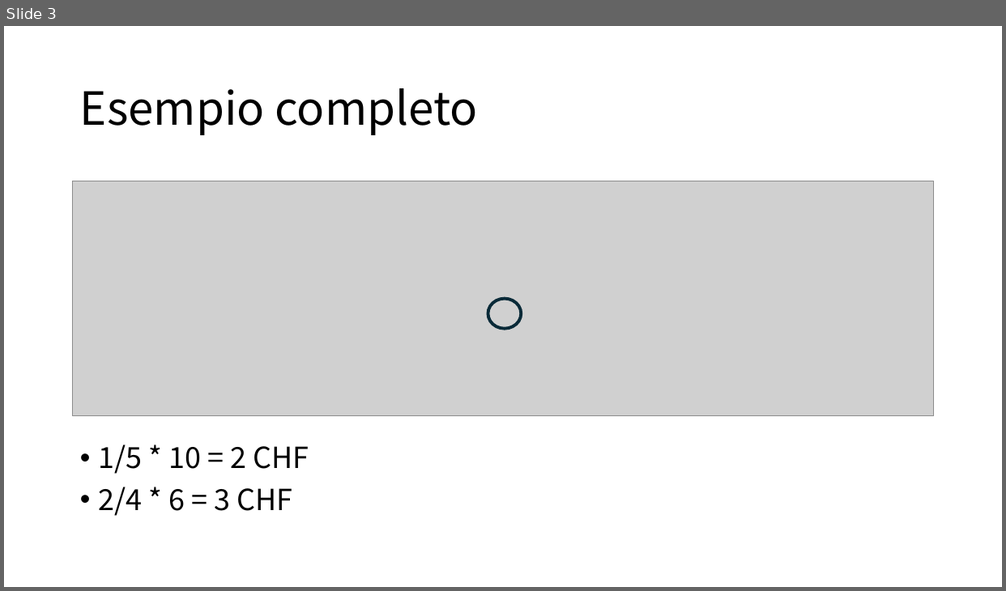
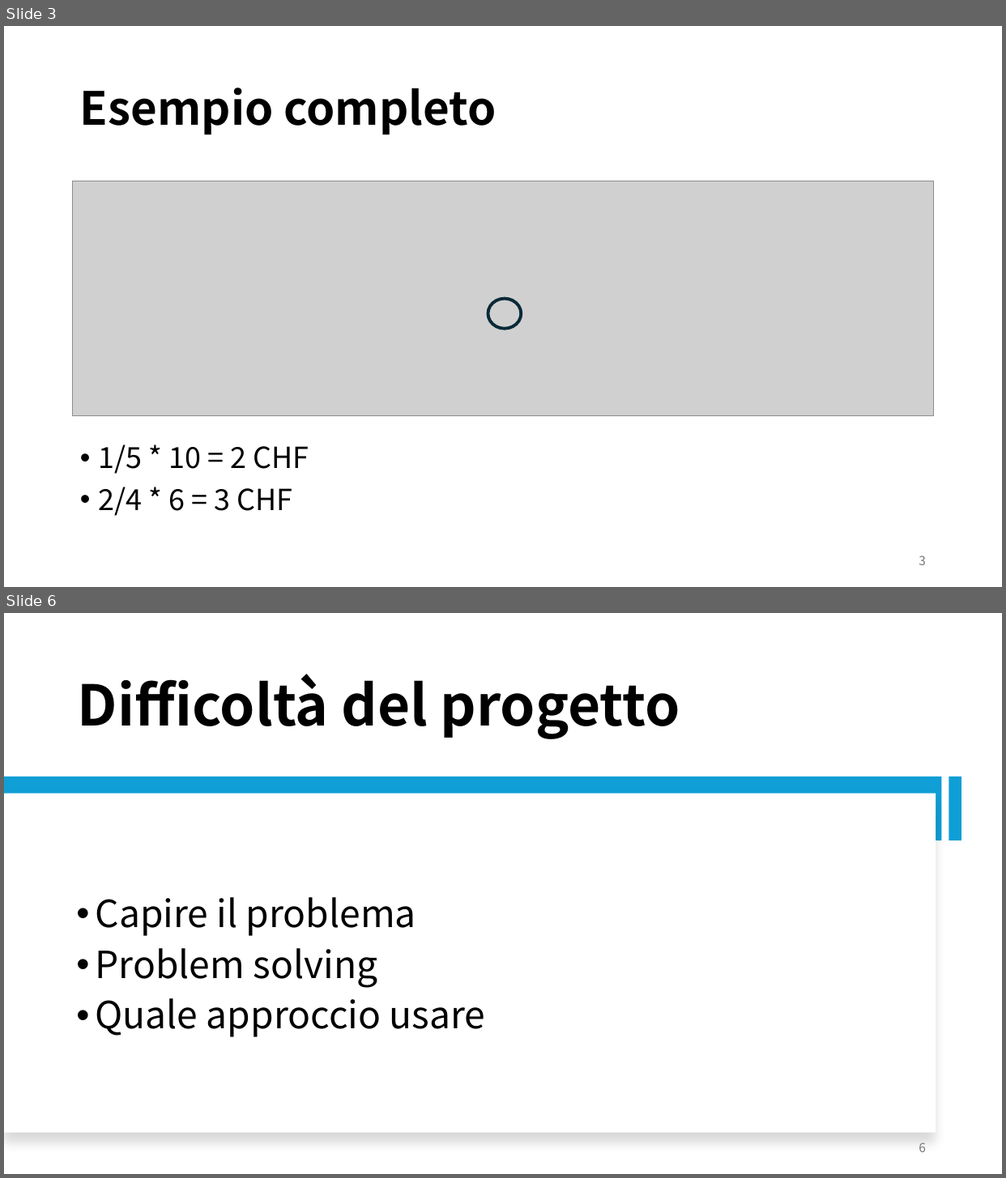
Before and after one commit to MicheaColautti/FigurePanini, a slide deck: src/Presentation/ProgettoAlgovitmi.pptx. Shown one above the other, each under a label of ours: slide 3 before the commit, slides 3 and 6 after it; the slides between them are not shown. The pictures are 1006x591 and 1006x1178 pixels, drawn with LibreOffice and Linux fonts; fonts in the diff are those of the drawing; grey boxes stand for pictures. Boxes give left, top, right and bottom in pixels: in the first picture for what was removed or moved away, otherwise in the second. Text is boxed around its words. In the diff, an @@ line names an element or a change of style, - is before the commit and + after.

```diff
--- a/src/Presentation/ProgettoAlgovitmi.pptx
+++ b/src/Presentation/ProgettoAlgovitmi.pptx
@@ slide 6 added at (x1=4, y1=613, x2=1002, y2=1174), background #FFFFFF @@
@@ title added at (x1=78, y1=674, x2=680, y2=739), 54 pt, text #000000, bold @@
+Difficoltà del progetto
@@ rectangle added at (x1=4, y1=777, x2=942, y2=841), fill #0F9ED5 @@
@@ rectangle added at (x1=948, y1=777, x2=961, y2=841), fill #0F9ED5 @@
@@ rectangle added at (x1=4, y1=794, x2=936, y2=1133), fill #FFFFFF @@
@@ text added at (x1=96, y1=897, x2=486, y2=1037), 36 pt, text #000000 @@
+• Capire il problema
+• Problem solving
+• Quale approccio usare
@@ page number added at (x1=918, y1=1143, x2=926, y2=1152), 12 pt, text #797979 @@
+6
@@ slide 3 changed as well @@
@@ title "Esempio completo" at (x1=80, y1=88, x2=496, y2=135): bold on @@
@@ page number added at (x1=918, y1=556, x2=926, y2=565), 12 pt, text #797979 @@
+3
```
Also in this commit, not shown: 4 other slides changed, 1 other slide added, 2 slides removed.
